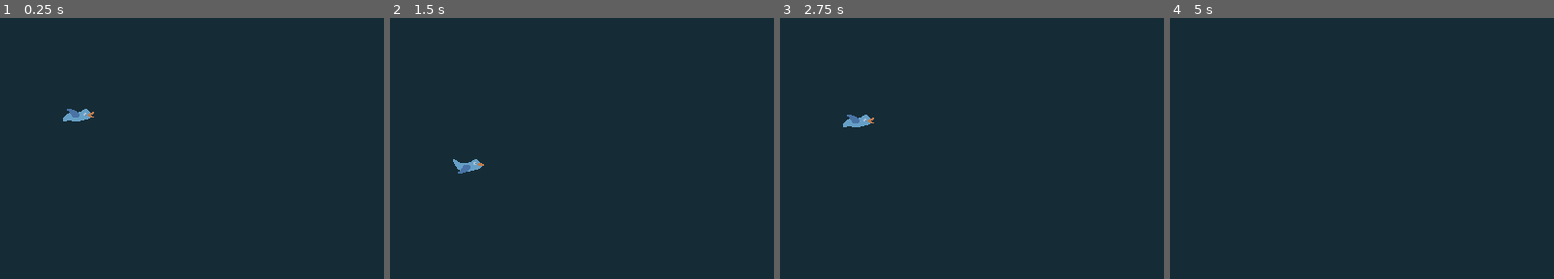
Above: before the commit, frames 1-4 (left to right).
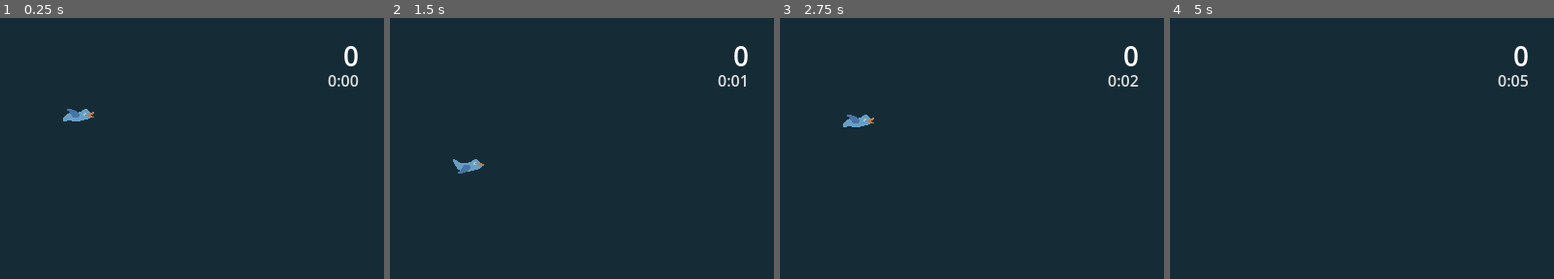
Above: after the commit, the same moments.

Repository: nvetock/BadFlappyBird
Game: Godot game, scene res://scenes/main/main.tscn
The game is run twice, just before and just after one commit, with the same random seed, the same clock (stepped at 60 frames per second) and the same inputs.
Inputs:
- Up to frame 1 (0.25 s): no input
- Up to frame 2 (1.5 s): tap S (flap) at 0.77, 1.07 s
- Up to frame 3 (2.75 s): tap S (flap) at 1.52, 1.82 s
- Up to frame 4 (5 s): tap S (flap) at 3.02, 3.32, 3.77, 4.07, 4.52, 4.82 s

The runs differ from the first frame. In frame 1, 0.4% of the frame differs, in the area x 85-94%, y 10-27%; in frame 2, 0.3%; in frame 3, 0.4%; in frame 4, 0.4%.

Commit message:
Game Manager connected and working.

Diff:
--- /dev/null
+++ b/globals/GameManager.gd
@@ -0,0 +1,78 @@
+extends Node
+
+var _score: int = 0
+var _game_time: int = 0
+var _game_is_active = true
+var _game_is_paused = false
+
+
+
+@onready var hud: CanvasLayer = null
+
+signal game_is_over
+
+
+func _ready() -> void:
+	pass
+# ----------------- LOGIC ----------------- #
+
+func get_score() -> int:
+	return _score
+
+func update_score(point: int) -> void:
+	_score += point
+	hud.update_score_text(get_score())
+
+func start_game_time() -> void:
+	while _game_is_active:
+		await get_tree().create_timer(1.0).timeout
+
+		if _game_is_paused:
+			# Keep loop alive, but don't continue tracking time
+			continue
+
+		_game_time += 1
+		hud.update_game_time_text(int_to_time(_game_time))
+		print("int: " + str(_game_time))
+		print(int_to_time(_game_time))
+
+func get_is_game_active() -> bool:
+	return _game_is_active
+
+func int_to_time(time: int) -> String:
+	var seconds: int = time % 60
+	var minutes: int = time / 60
+
+	return "%01d:%02d" % [minutes, seconds]
+
+func set_hud(h: CanvasLayer) -> void:
+	hud = h
+
+# ----------------- GAME STATE LOGIC ----------------- #
+
+func start_game() -> void:
+	_game_is_active = true
+	start_game_time()
+
+func restart_game() -> void:
+	update_score(0)
+	_game_time = 0
+	start_game()
+
+func pause_game() -> void:
+	_game_is_paused = !_game_is_paused
+
+func game_over() -> void:
+	_game_is_active = false
+
+	# Activate game over menu
+
+	print("Game Over!")
+	print("Score: " + str(get_score()) + " | Time: " + str(_game_time))
+	game_is_over.emit()
+
+func quit_game() -> void:
+	pass
+
+func save_game() -> bool:
+	return false
--- a/project.godot
+++ b/project.godot
@@ -15,6 +15,10 @@
 config/features=PackedStringArray("4.4", "Forward Plus")
 config/icon="res://icon.svg"
 
+[autoload]
+
+GameManager="*res://globals/GameManager.gd"
+
 [display]
 
 window/size/viewport_width=480
--- a/scenes/main/GameManager.gd
+++ /dev/null
@@ -1,27 +0,0 @@
-extends Node
-
-var score: int = 0
-var game_time: int = 0
-
-func _ready() -> void:
-	pass
-
-# Called every frame. 'delta' is the elapsed time since the previous frame.
-func _process(delta: float) -> void:
-	pass
-
-func start_game() -> void:
-	pass
-
-func restart_game() -> void:
-	score = 0
-	game_time = 0
-
-func pause_game() -> void:
-	pass
-
-func quit_game() -> void:
-	pass
-
-func save_game() -> bool:
-	return false
--- a/scenes/main/main.tscn
+++ b/scenes/main/main.tscn
@@ -1,8 +1,9 @@
-[gd_scene load_steps=4 format=3 uid="uid://b8nly41gsn7e0"]
+[gd_scene load_steps=5 format=3 uid="uid://b8nly41gsn7e0"]
 
 [ext_resource type="PackedScene" uid="uid://cwbk6yye46ud3" path="res://entities/player/Player.tscn" id="1_hyk8p"]
-[ext_resource type="Script" uid="uid://bi6u7fqc1dhix" path="res://scenes/main/GameManager.gd" id="1_k2fmo"]
+[ext_resource type="Script" uid="uid://bi6u7fqc1dhix" path="res://globals/GameManager.gd" id="1_k2fmo"]
 [ext_resource type="PackedScene" uid="uid://kv0t4ayd111g" path="res://spawner/PipeSpawner.tscn" id="2_l3cfh"]
+[ext_resource type="PackedScene" uid="uid://br8p586iokk8a" path="res://ui/Hud.tscn" id="4_l3cfh"]
 
 [node name="Main" type="Node"]
 script = ExtResource("1_k2fmo")
@@ -17,6 +18,8 @@
 
 [node name="PipeSpawner" parent="." instance=ExtResource("2_l3cfh")]
 
-[node name="Player" parent="." instance=ExtResource("1_hyk8p")]
+[node name="Player" parent="." groups=["player"] instance=ExtResource("1_hyk8p")]
 position = Vector2(165, 87)
 metadata/_edit_group_ = true
+
+[node name="Hud" parent="." instance=ExtResource("4_l3cfh")]
--- a/scenes/pipes/DualPipe.tscn
+++ b/scenes/pipes/DualPipe.tscn
@@ -1,7 +1,8 @@
-[gd_scene load_steps=4 format=3 uid="uid://bfe4am5gvl74j"]
+[gd_scene load_steps=5 format=3 uid="uid://bfe4am5gvl74j"]
 
 [ext_resource type="Script" uid="uid://bpc3tg10mg2ue" path="res://scenes/pipes/dual_pipe.gd" id="1_1wuxj"]
 [ext_resource type="Texture2D" uid="uid://dpdn3dqddc6x6" path="res://resources/pipe.png" id="1_e4wft"]
+[ext_resource type="AudioStream" uid="uid://eobvf8jsmu5w" path="res://resources/coin.wav" id="3_v4iek"]
 
 [sub_resource type="RectangleShape2D" id="RectangleShape2D_1wuxj"]
 size = Vector2(8, 256)
@@ -22,3 +23,6 @@
 
 [node name="CollisionShape2D" type="CollisionShape2D" parent="PassThrough"]
 shape = SubResource("RectangleShape2D_1wuxj")
+
+[node name="AudioPassThrough" type="AudioStreamPlayer2D" parent="."]
+stream = ExtResource("3_v4iek")
--- a/scenes/pipes/dual_pipe.gd
+++ b/scenes/pipes/dual_pipe.gd
@@ -10,8 +10,6 @@
 
 var bot_pipe_min_y: float = 100.0
 var bot_pipe_max_y: float = 130.0
-
-signal pipe_cleared
 
 # Called when the node enters the scene tree for the first time.
 func _ready() -> void:
@@ -31,4 +29,6 @@
 
 
 func _on_pass_through(body: Node2D) -> void:
-	pipe_cleared.emit()
+	if body.is_in_group("player"):
+		$AudioPassThrough.play()
+		GameManager.update_score(1)
--- a/spawner/pipe_spawner.gd
+++ b/spawner/pipe_spawner.gd
@@ -25,6 +25,7 @@
 		deactivate_pipe(pipe)
 
 		add_child(pipe)
+		pipe.add_to_group("pipes")
 		pipe_pool.append(pipe)
 
 	spawner()
--- /dev/null
+++ b/ui/Hud.tscn
@@ -0,0 +1,32 @@
+[gd_scene load_steps=2 format=3 uid="uid://br8p586iokk8a"]
+
+[ext_resource type="Script" uid="uid://bh43orq4df7fp" path="res://ui/hud.gd" id="1_jun1y"]
+
+[node name="Hud" type="CanvasLayer"]
+script = ExtResource("1_jun1y")
+
+[node name="Score_Text" type="Label" parent="."]
+anchors_preset = 1
+anchor_left = 1.0
+anchor_right = 1.0
+offset_left = -105.0
+offset_top = 20.0
+offset_right = -26.0
+offset_bottom = 43.0
+grow_horizontal = 0
+theme_type_variation = &"HeaderLarge"
+text = "999"
+horizontal_alignment = 2
+
+[node name="GameTime_Text" type="Label" parent="."]
+anchors_preset = 1
+anchor_left = 1.0
+anchor_right = 1.0
+offset_left = -105.0
+offset_top = 53.0
+offset_right = -26.0
+offset_bottom = 76.0
+grow_horizontal = 0
+theme_type_variation = &"TooltipLabel"
+text = "10:21"
+horizontal_alignment = 2
--- /dev/null
+++ b/ui/hud.gd
@@ -0,0 +1,15 @@
+extends CanvasLayer
+
+
+func _ready() -> void:
+	GameManager.set_hud(self)
+	update_score_text(0)
+	update_game_time_text("0:00")
+	GameManager.start_game_time()
+
+
+func update_score_text(total: int) -> void:
+	$Score_Text.text = str(total)
+
+func update_game_time_text(txt: String) -> void:
+	$GameTime_Text.text = txt
Renamed: scenes/main/GameManager.gd.uid -> globals/GameManager.gd.uid
Not shown, added: ui/hud.gd.uid
